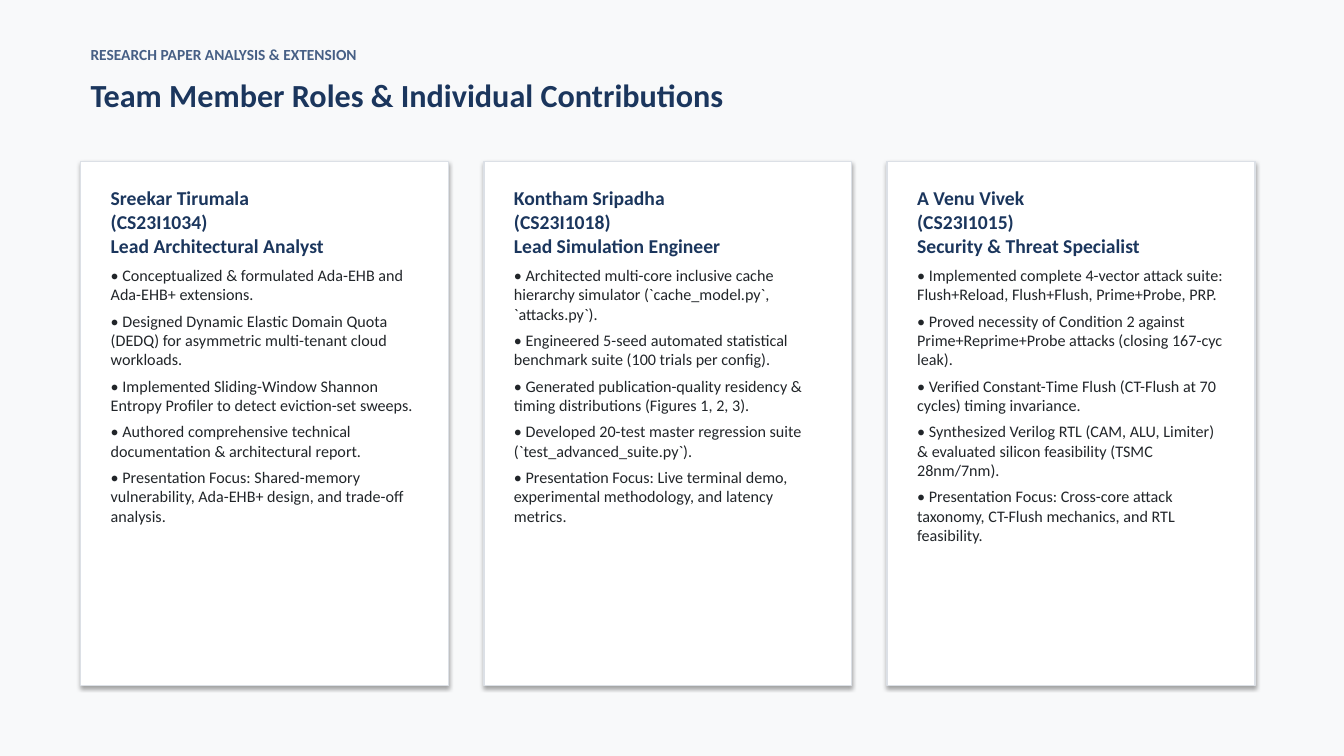
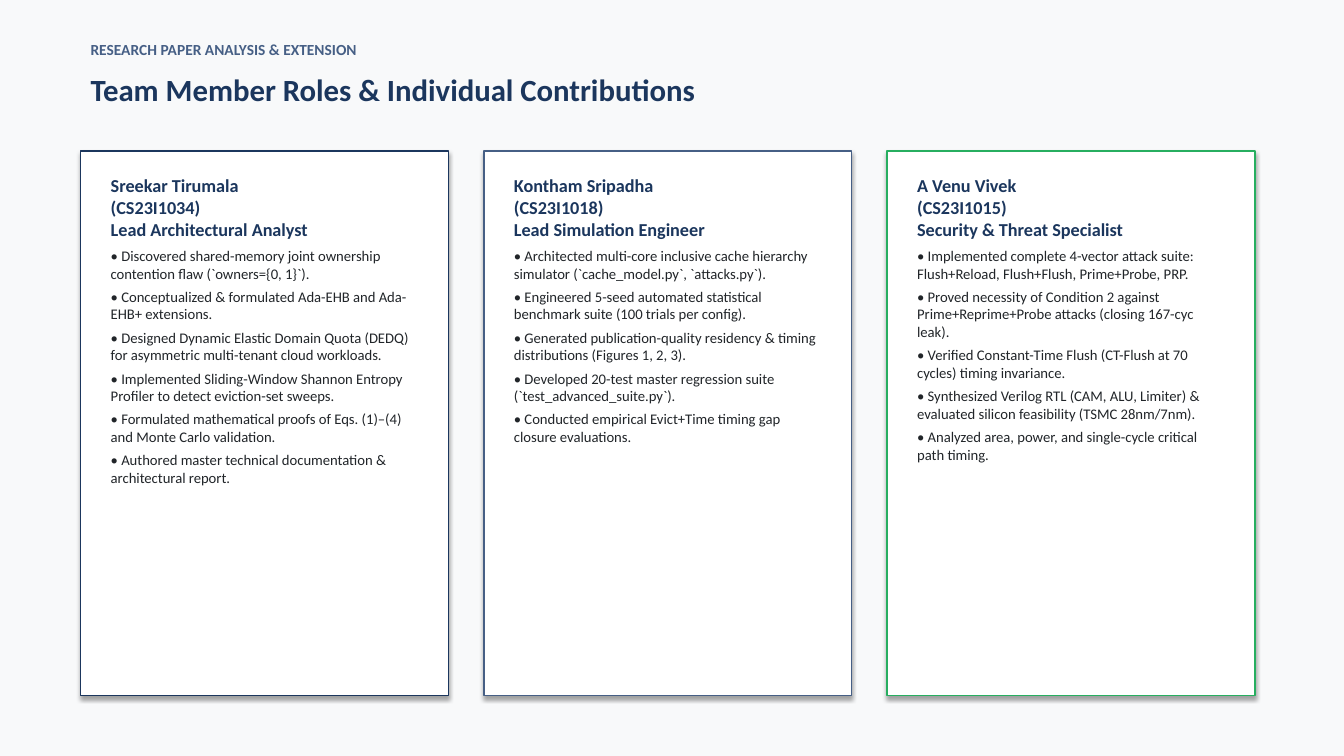
Before and after one commit to Sripadh16/IS-project, a slide deck: slide 19 of TreasureCache_Presentation.pptx (slide 13 before the commit). Drawn at 1344x756 pixels with LibreOffice and Linux fonts; fonts in the diff are those of the drawing. Boxes give left, top, right and bottom in pixels: in the first picture for what was removed or moved away, otherwise in the second. Text is boxed around its words. In the diff, an @@ line names an element or a change of style, - is before the commit and + after.

Commit message:
Complete course review package: Master Technical Report (.docx & .pdf), 20-slide professional deck (.pptx & .pdf), 5 publication figures, Ada-EHB+ engine, RTL and formal verification

```diff
--- a/TreasureCache_Presentation.pptx
+++ b/TreasureCache_Presentation.pptx
@@ text "RESEARCH PAPER ANALYSIS & EXTENSION": place and size @@
-text "RESEARCH PAPER ANALYSIS & EXTENSION" at [91, 50, 356, 60]
+text "RESEARCH PAPER ANALYSIS & EXTENSION" at [91, 45, 356, 55]
@@ text "Team Member Roles & Individual ..." at [91, 79, 694, 102]: size 23 to 22 pt @@
@@ rectangle: place and size @@
-rectangle at [81, 161, 449, 686]
+rectangle at [81, 151, 449, 696]
@@ rectangle at [81, 151, 449, 696]: outline #DCE0E6 1 pt to #1B365D 1 pt @@
@@ text "Sreekar Tirumala (CS23I1034) Lead Architectural ...": place and size @@
-text "Sreekar Tirumala (CS23I1034) Lead Architectural ..." at [111, 191, 412, 525]
+text "Sreekar Tirumala (CS23I1034) Lead Architectural ..." at [111, 179, 409, 486]
@@ text at [111, 179, 409, 404]: size 14 to 13 pt in "Sreekar Tirumala (CS23I1034) Lead Architectural Analyst"; size 11.5 to 10.5 pt in "• Conceptualized & formulated Ada-EHB and Ada-EHB+ ...", "• Designed Dynamic Elastic Domain Quota (DEDQ) ...", "• Implemented Sliding-Window Shannon Entropy Profiler to ..."; less space between paragraphs @@
@@ rectangle: place and size @@
-rectangle at [484, 161, 852, 686]
+rectangle at [484, 151, 852, 696]
@@ rectangle at [484, 151, 852, 696]: outline #DCE0E6 1 pt to #465F85 1 pt @@
@@ text "Kontham Sripadha (CS23I1018) Lead Simulation ...": place and size @@
-text "Kontham Sripadha (CS23I1018) Lead Simulation ..." at [514, 191, 802, 522]
+text "Kontham Sripadha (CS23I1018) Lead Simulation ..." at [514, 179, 816, 442]
@@ text at [514, 179, 816, 404]: size 14 to 13 pt in "Kontham Sripadha (CS23I1018) Lead Simulation Engineer"; size 11.5 to 10.5 pt in "• Architected multi-core inclusive cache hierarchy simulator ...", "• Engineered 5-seed automated statistical benchmark suite ...", "• Generated publication-quality residency & timing distribut ...", "• Developed 20-test master regression suite (`test_advanced_ ..."; less space between paragraphs @@
@@ rectangle: place and size @@
-rectangle at [887, 161, 1255, 686]
+rectangle at [887, 151, 1255, 696]
@@ rectangle at [887, 151, 1255, 696]: outline #DCE0E6 1 pt to #27AE60 1 pt @@
@@ text "A Venu Vivek (CS23I1015) Security ...": place and size @@
-text "A Venu Vivek (CS23I1015) Security ..." at [917, 191, 1223, 544]
+text "A Venu Vivek (CS23I1015) Security ..." at [917, 179, 1197, 463]
@@ text at [917, 179, 1196, 422]: size 14 to 13 pt in "A Venu Vivek (CS23I1015) Security & Threat ..."; size 11.5 to 10.5 pt in "• Implemented complete 4-vector attack suite: Flush+Reload, ...", "• Proved necessity of Condition 2 against ...", "• Verified Constant-Time Flush (CT-Flush at 70 ...", "• Synthesized Verilog RTL (CAM, ALU, Limiter) ..."; less space between paragraphs @@
@@ text at [111, 250, 380, 281]: paragraph added @@
+• Discovered shared-memory joint ownership contention flaw (`owners={0, 1}`).
@@ text at [111, 413, 402, 486]: text changed; size 11.5 to 10.5 pt @@
-• Authored comprehensive technical documentation & architectural report.
-• Presentation Focus: Shared-memory vulnerability, Ada-EHB+ design, and trade-off analysis.
+• Formulated mathematical proofs of Eqs. (1)–(4) and Monte Carlo validation.
+• Authored master technical documentation & architectural report.
@@ text at [514, 413, 780, 442]: text changed; size 11.5 to 10.5 pt @@
-• Presentation Focus: Live terminal demo, experimental methodology, and latency metrics.
+• Conducted empirical Evict+Time timing gap closure evaluations.
@@ text at [917, 431, 1197, 463]: text changed; size 11.5 to 10.5 pt @@
-• Presentation Focus: Cross-core attack taxonomy, CT-Flush mechanics, and RTL feasibility.
+• Analyzed area, power, and single-cycle critical path timing.
```
Also in this commit, not shown: 3 other slides changed, 16 slides added, 11 slides removed, 12 other files.
